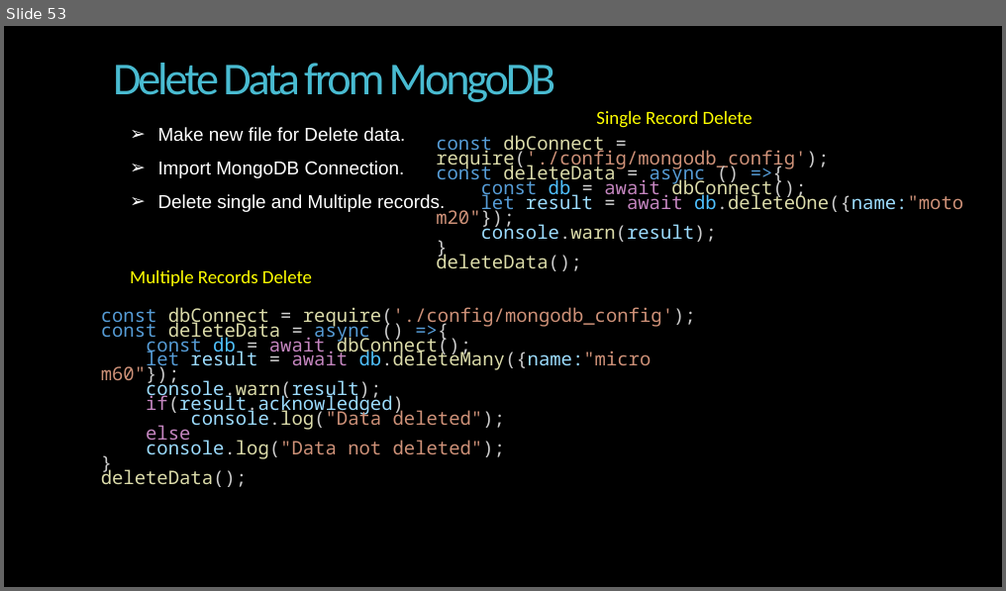
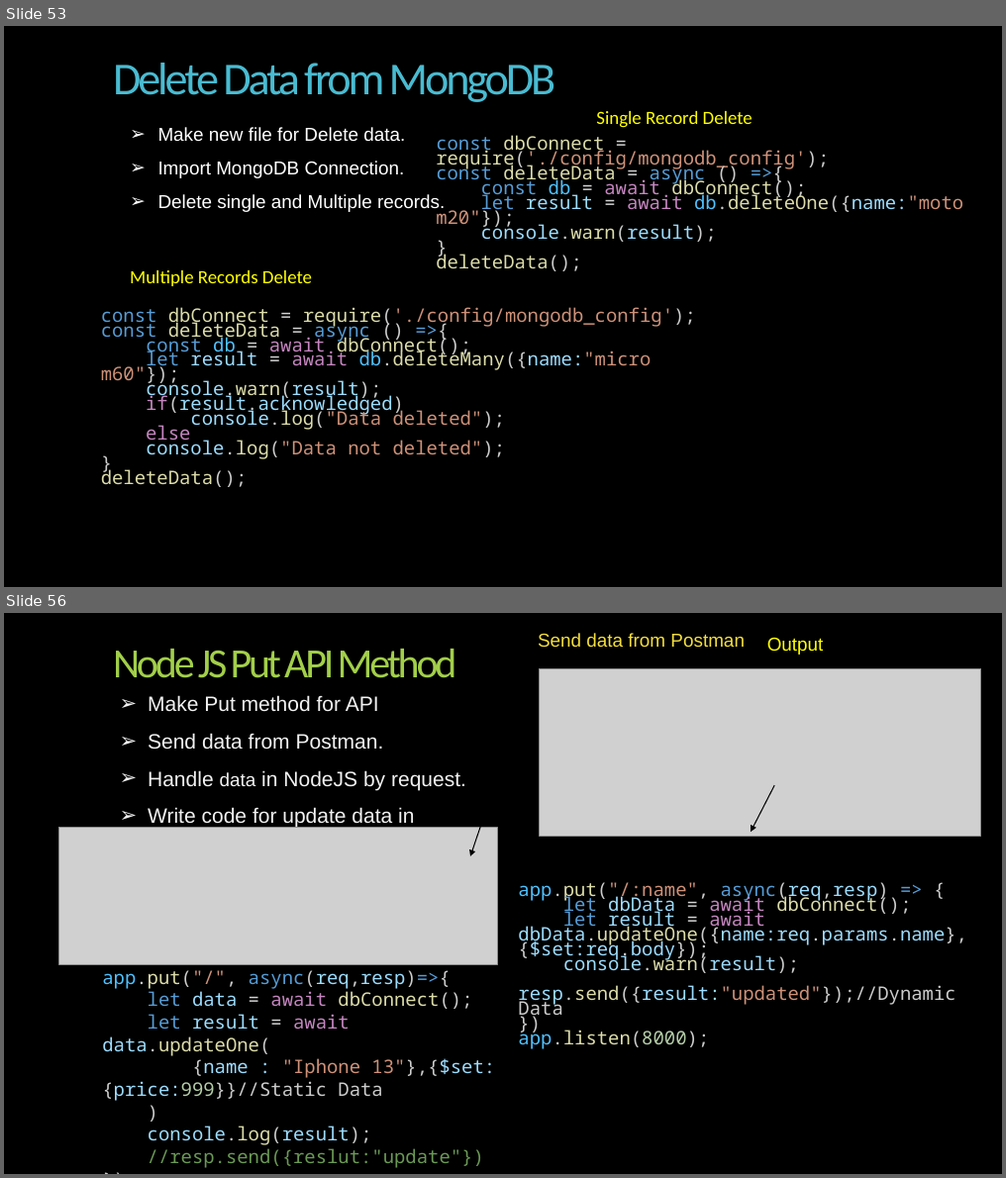
Before and after one commit to Alok2565/nodejs-tut2024, a slide deck: backup_code/NodeJS-full tutorila.pptx. Shown one above the other, each under a label of ours: slide 53 before the commit, slides 53 and 56 after it; the slides between them are not shown. The pictures are 1006x591 and 1006x1178 pixels, drawn with LibreOffice and Linux fonts; fonts in the diff are those of the drawing; grey boxes stand for pictures; background and template pictures are left out. Boxes give left, top, right and bottom in pixels: in the first picture for what was removed or moved away, otherwise in the second. Text is boxed around its words. In the diff, an @@ line names an element or a change of style, - is before the commit and + after.

Commit message:
basic api metho get, post, put,deete

```diff
--- a/backup_code/NodeJS-full tutorila.pptx
+++ b/backup_code/NodeJS-full tutorila.pptx
@@ slide 56 added at <box>4,613,1002,1174</box>, background picture (left out) @@
@@ text added at <box>538,633,745,648</box>, 18 pt, text #F4DE3A @@
+Send data from Postman
@@ text added at <box>767,638,824,655</box>, 18 pt, text #FFFF00 @@
+Output
@@ title added at <box>113,649,457,678</box>, 40 pt, text #A2CF49 @@
+Node JS Put API Method
@@ arrow added from (539, 655) to (470, 857), #000000 1 pt @@
@@ picture added at <box>539,668,981,836</box> @@
@@ text added at <box>148,695,466,828</box>, 20 pt, text #F2F2F2 @@
+➢ Make Put method for API
+➢ Send data from Postman.
+➢ Handle data in NodeJS by request.
+➢ Write code for update data in MongoDB
@@ arrow added from (774, 785) to (751, 832), #000000 1 pt @@
@@ picture added at <box>58,828,497,964</box> @@
@@ text added at <box>518,882,967,1050</box>, 18 pt, text #9CDCFE @@
+app.put("/:name", async(req,resp) => {
+let dbData = await dbConnect();
+let result = await dbData.updateOne({name:req.params.name}, {$set:req.body});
+console.warn(result);
+resp.send({result:"updated"});//Dynamic Data
+})
+app.listen(8000);
@@ text added at <box>102,970,495,1168</box>, 18 pt, text #9CDCFE @@
+app.put("/", async(req,resp)=>{
+let data = await dbConnect();
+let result = await data.updateOne(
+{name : "Iphone 13"},{$set:{price:999}}//Static Data
+)
+console.log(result);
+//resp.send({reslut:"update"})
+})
```
Also in this commit, not shown: 1 slide changed, 3 other slides added, 4 other files.
